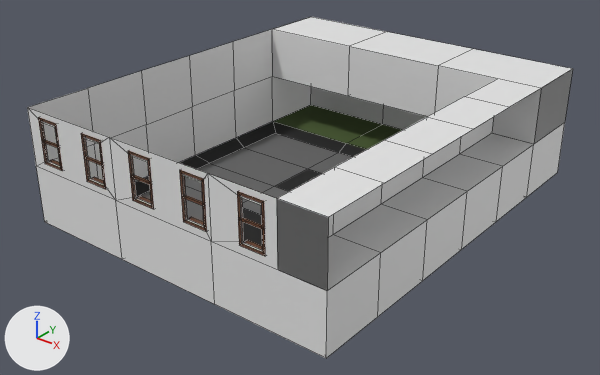
One commit to the FBX model Assets/Training.fbx: the scene before it, then after it.
Both versions are drawn from a camera (50 mm lens) standing at (46.2, -56.6, 37.8) and looking at (-0.1, 1.3, 1.8). Every picture has the same lights, and +X, +Y and +Z are marked at lower left. Mesh edges are drawn as thin lines.
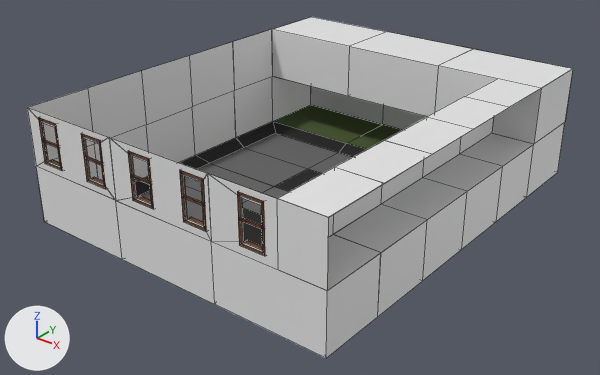
Where the change shows, as pixel boxes (x1, y1, x2, y2) in the pictures (600 x 375 px):
part 1 of me_plane, added
    after: (27, 41, 573, 358)

The change, as a diff of the scene's bpy script:
```diff
--- a/Assets/Training.fbx.py
+++ b/Assets/Training.fbx.py
@@ me_plane @@
 # used by ob_plane; location = (0.0, 0.0, 0.0)
-me_plane.from_pydata(...)  # 260 vertices, 225 faces; spans x -16.9..16.9, y -16.9..24.6, z 0.0..11.6
+me_plane.from_pydata(...)  # 520 vertices, 488 faces; spans x -16.9..16.9, y -16.9..24.6, z 0.0..11.6
+# me_plane part 1
+# 64 vertices are added at x -16.9..16.9, y -16.9..24.6, z 0.0..11.6
+# 12 new vertices lie (0.0, 0.0, -5.8) away from vertices in x -16.9..16.9, y -16.9..24.6, z 11.6
+# 12 new vertices lie (0.0, 0.0, -5.8) away from vertices in x -16.9..16.9, y -16.9..24.6, z 5.8
+# 8 new vertices lie (-4.5, 0.0, 0.0) away from vertices in x 16.9, y -16.9..16.9, z 5.8..11.6
+# 6 new vertices lie (0.0, -7.7, 0.0) away from vertices in x -16.9..16.9, y 24.6, z 5.8..11.6
+# 6 new vertices lie (0.0, 0.0, -5.8) away from vertices in x -5.6..12.4, y -10.1..16.9, z 11.6
+# 12 new vertices lie (0.0, 5.6, 0.0) away from vertices in x -14.1..14.1, y -14.1..8.5, z 0.0
+# 13 new faces join them, mat_floor_1 (dark grey #646464)
+# 3 new faces join them, mat_floor_3 (dark green #475a2c)
+# 18 new faces join them, mat_floor_2 (black #1b1b1b)
+# 99 new faces join them, mat_wall (white #e7e7e7)
 me_plane.materials.append(mat_wall)
```
